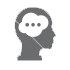
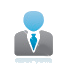
Layers edited between the first and the second 70×70 image:
renamed "Layer 2" to "Layer 3", painted on it over bbox(14, 7, 56, 64)
painted on "Layer 1" over bbox(37, 43, 53, 58)
